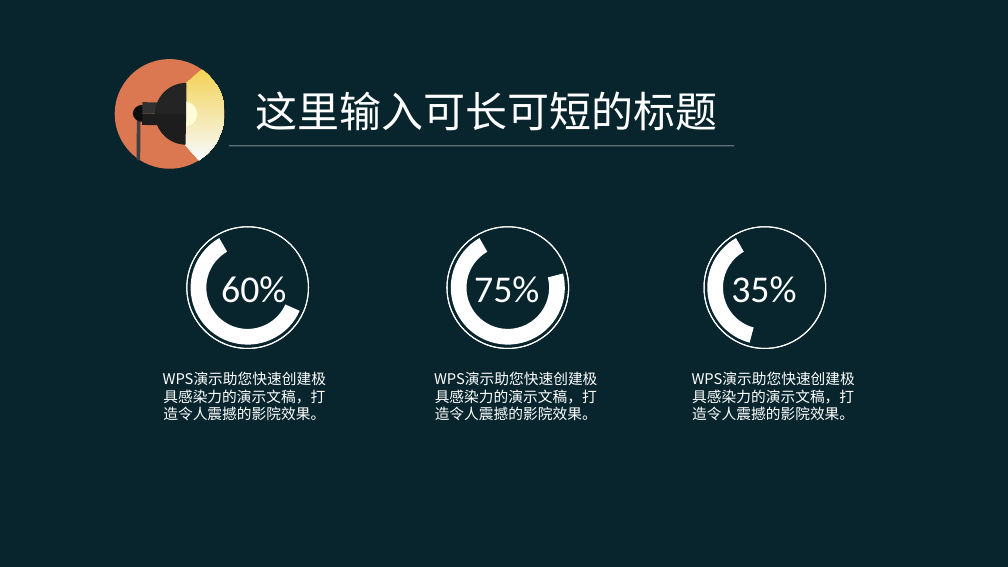
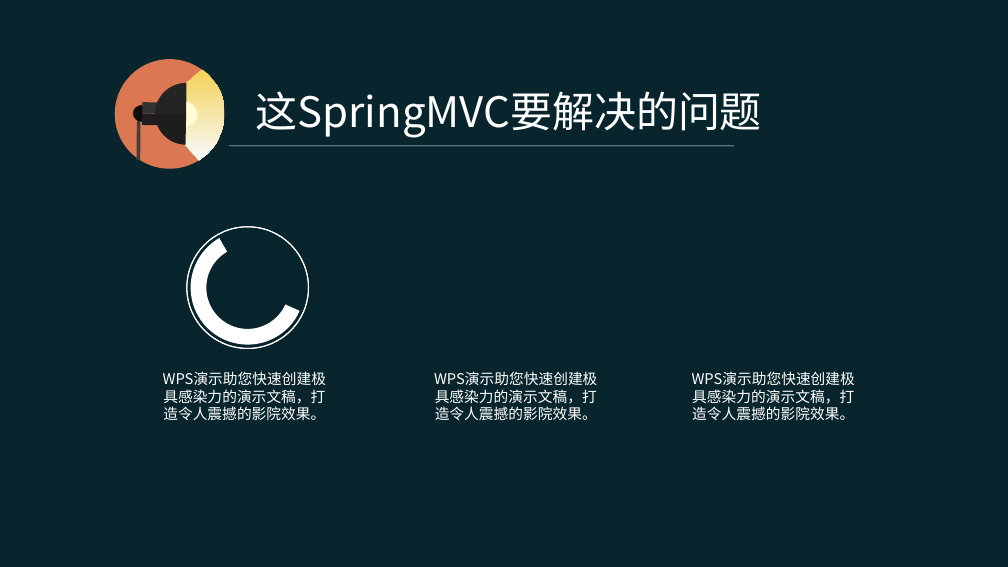
Before and after one commit to pingpangkuangmo/blog, a slide deck: slide 11 of 2015-4/SpringMVC的设计分享.ppt (slide 7 before the commit). Drawn at 1008x567 pixels with LibreOffice and Linux fonts; fonts in the diff are those of the drawing. Boxes give left, top, right and bottom in pixels: in the first picture for what was removed or moved away, otherwise in the second. Text is boxed around its words. In the diff, an @@ line names an element or a change of style, - is before the commit and + after.

```diff
--- a/2015-4/SpringMVC的设计分享.ppt
+++ b/2015-4/SpringMVC的设计分享.ppt
@@ text at (256,91,762,138): text changed @@
-这里输入可长可短的标题
+这SpringMVC要解决的问题
@@ freeform shape removed at (432,212,583,363) @@
@@ freeform shape removed at (447,227,568,348) @@
@@ freeform shape removed at (689,212,840,363) @@
@@ freeform shape removed at (703,227,825,348) @@
@@ text removed at (221,276,286,312) @@
-60%
@@ text removed at (474,276,539,312) @@
-75%
@@ text removed at (731,276,796,303) @@
-35%
```
Also in this commit, not shown: 5 slides added, 1 slide removed.
